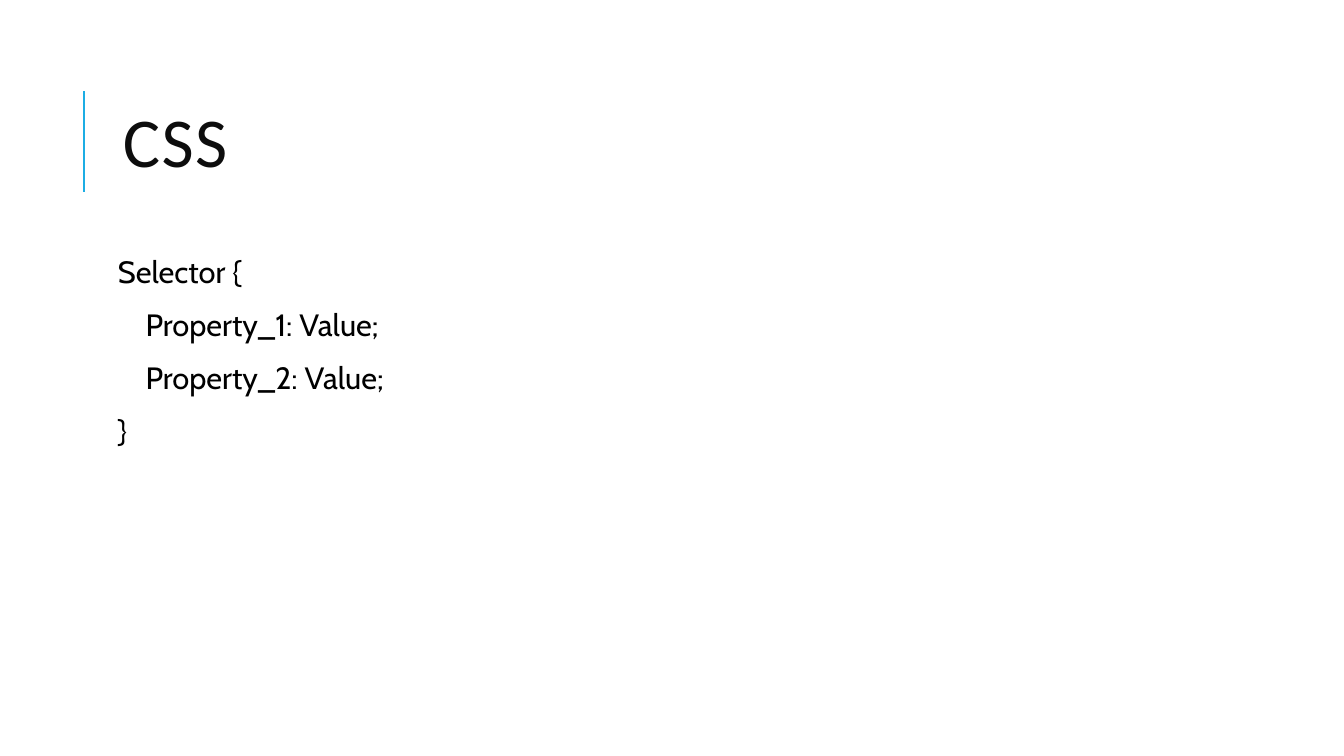
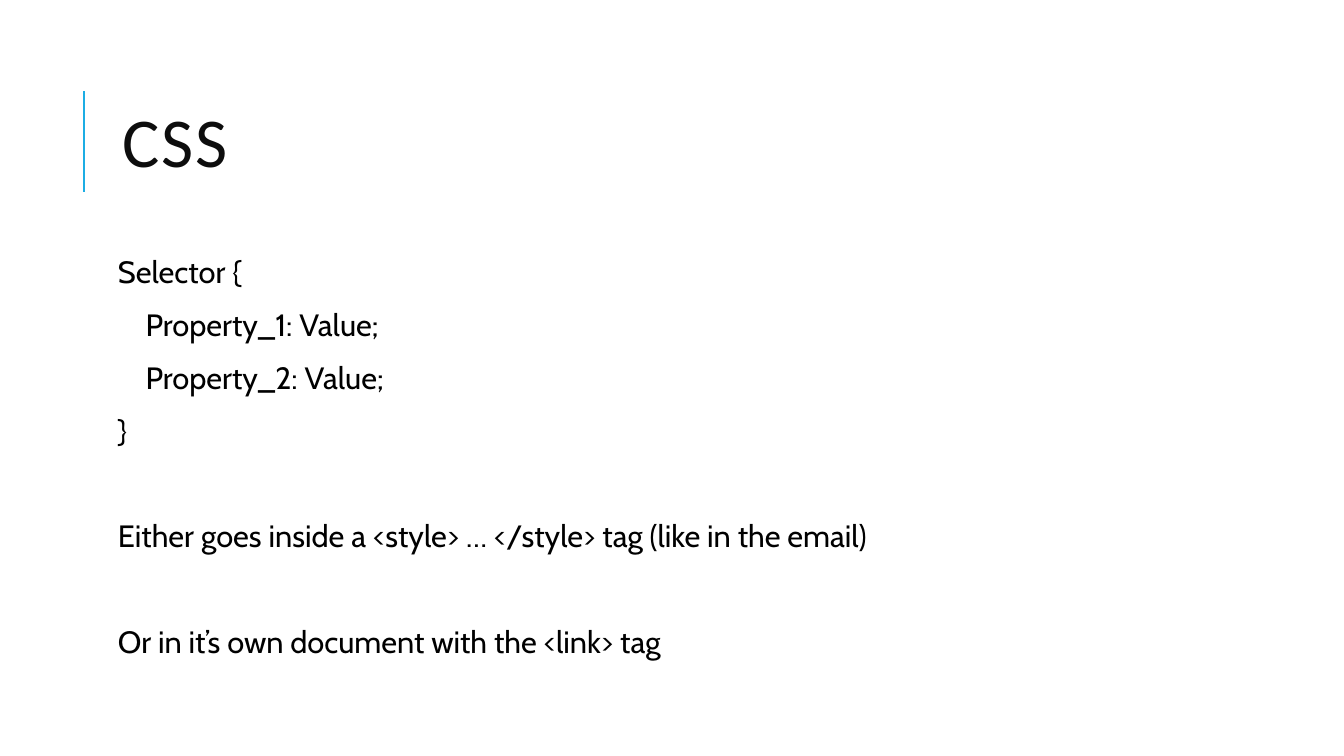
Before and after one commit to Will-Guthrie/HTML-Presentation, a slide deck: slide 14 of HTML and CSS.pptx (slide 12 before the commit). Drawn at 1344x756 pixels with LibreOffice and Linux fonts; fonts in the diff are those of the drawing. Boxes give left, top, right and bottom in pixels: in the first picture for what was removed or moved away, otherwise in the second. Text is boxed around its words. In the diff, an @@ line names an element or a change of style, - is before the commit and + after.

```diff
--- a/HTML and CSS.pptx
+++ b/HTML and CSS.pptx
@@ text at [118, 524, 866, 660]: paragraphs added @@
+Either goes inside a <style> … </style> tag (like in the email)
+Or in it’s own document with the <link> tag
```
Also in this commit, not shown: 4 other slides changed, 10 slides added, 1 slide removed.
